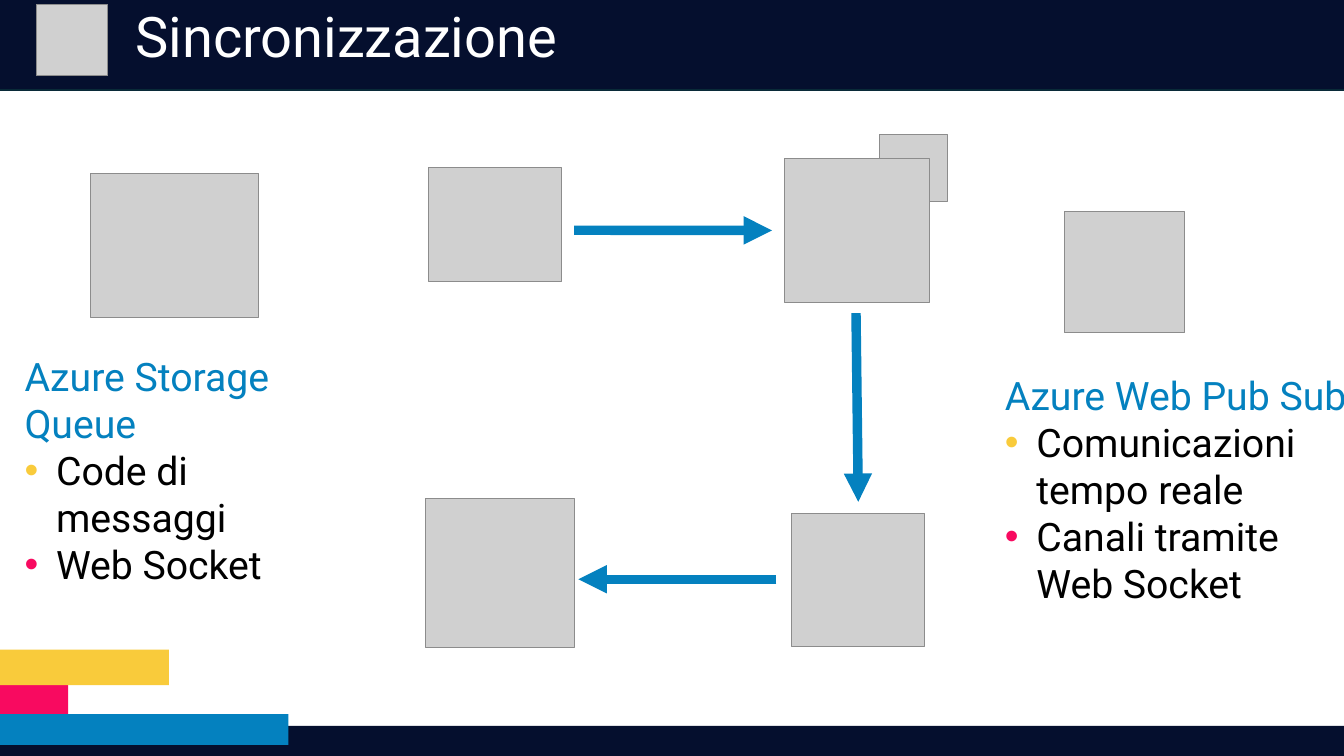
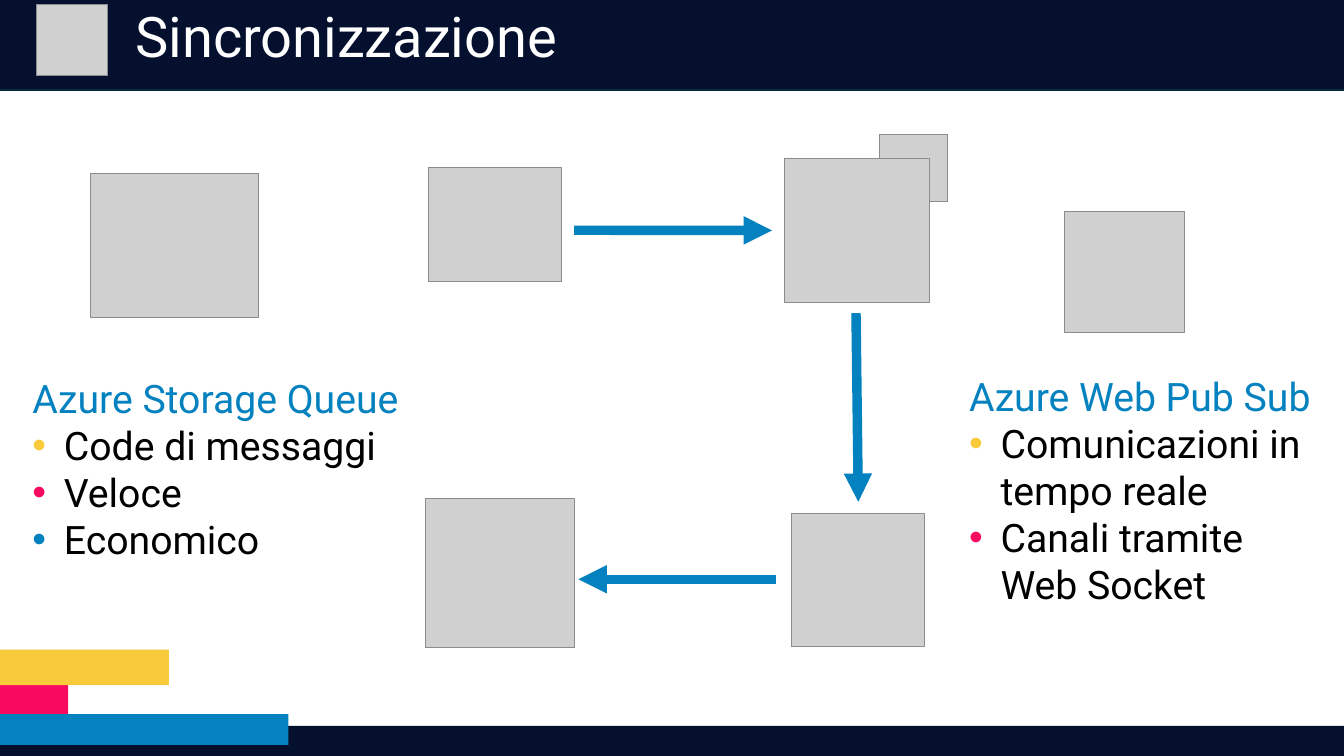
Before and after one commit to RedDuality/Tesi, a slide deck: slide 10 of Presentazione.pptx. Drawn at 1344x756 pixels with LibreOffice and Linux fonts; fonts in the diff are those of the drawing; grey boxes stand for pictures. Boxes give left, top, right and bottom in pixels: in the first picture for what was removed or moved away, otherwise in the second. Text is boxed around its words. In the diff, an @@ line names an element or a change of style, - is before the commit and + after.

```diff
--- a/Presentazione.pptx
+++ b/Presentazione.pptx
@@ text "Azure Storage Queue": place and size @@
-text "Azure Storage Queue" at (25, 362, 270, 580)
+text "Azure Storage Queue" at (32, 384, 399, 555)
@@ text "Azure Web Pub Sub": place and size @@
-text "Azure Web Pub Sub" at (1005, 380, 1344, 599)
+text "Azure Web Pub Sub" at (969, 381, 1311, 600)
@@ text at (1001, 429, 1300, 513): text changed @@
-• Comunicazioni tempo reale
+• Comunicazioni in tempo reale
@@ text at (64, 477, 259, 555): text changed @@
-• Web Socket
+• Veloce
+• Economico
```
Also in this commit, not shown: 5 other slides changed, 3 other files.
